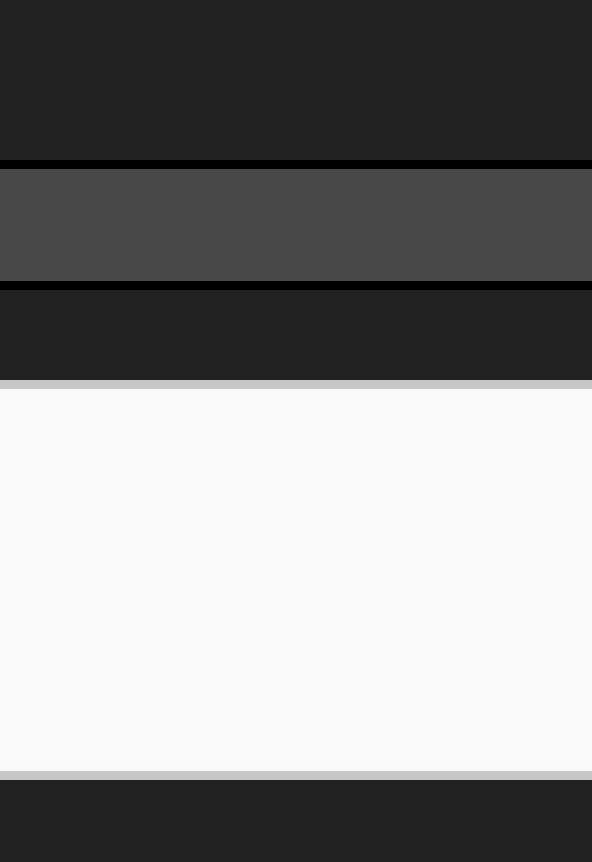
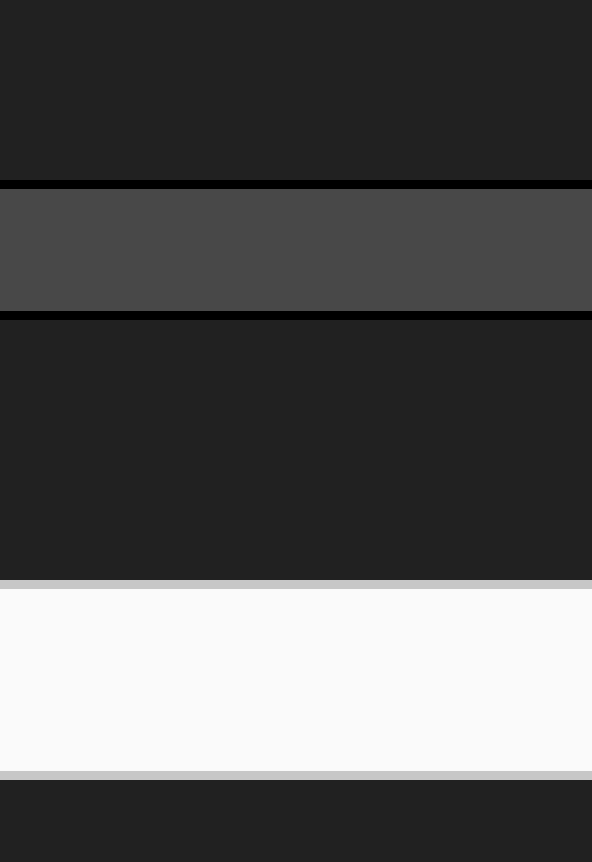
The second 592x862 image is a revision of the first. Changes to its layers:
painted on "Rectangle 2" over (x1=0, y1=380, x2=592, y2=589)
painted on "Rectangle 1" over (x1=0, y1=160, x2=592, y2=320)
